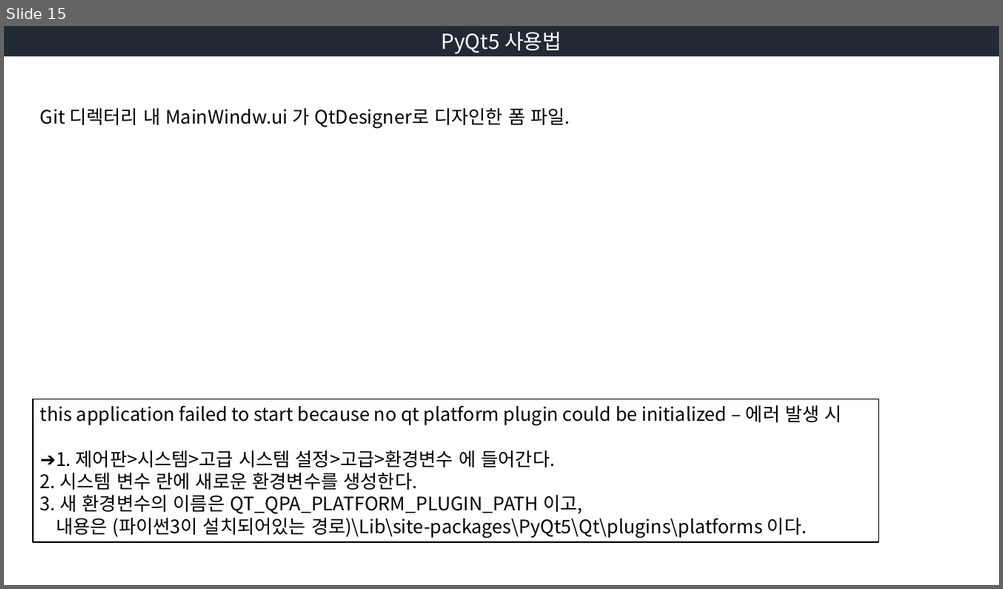
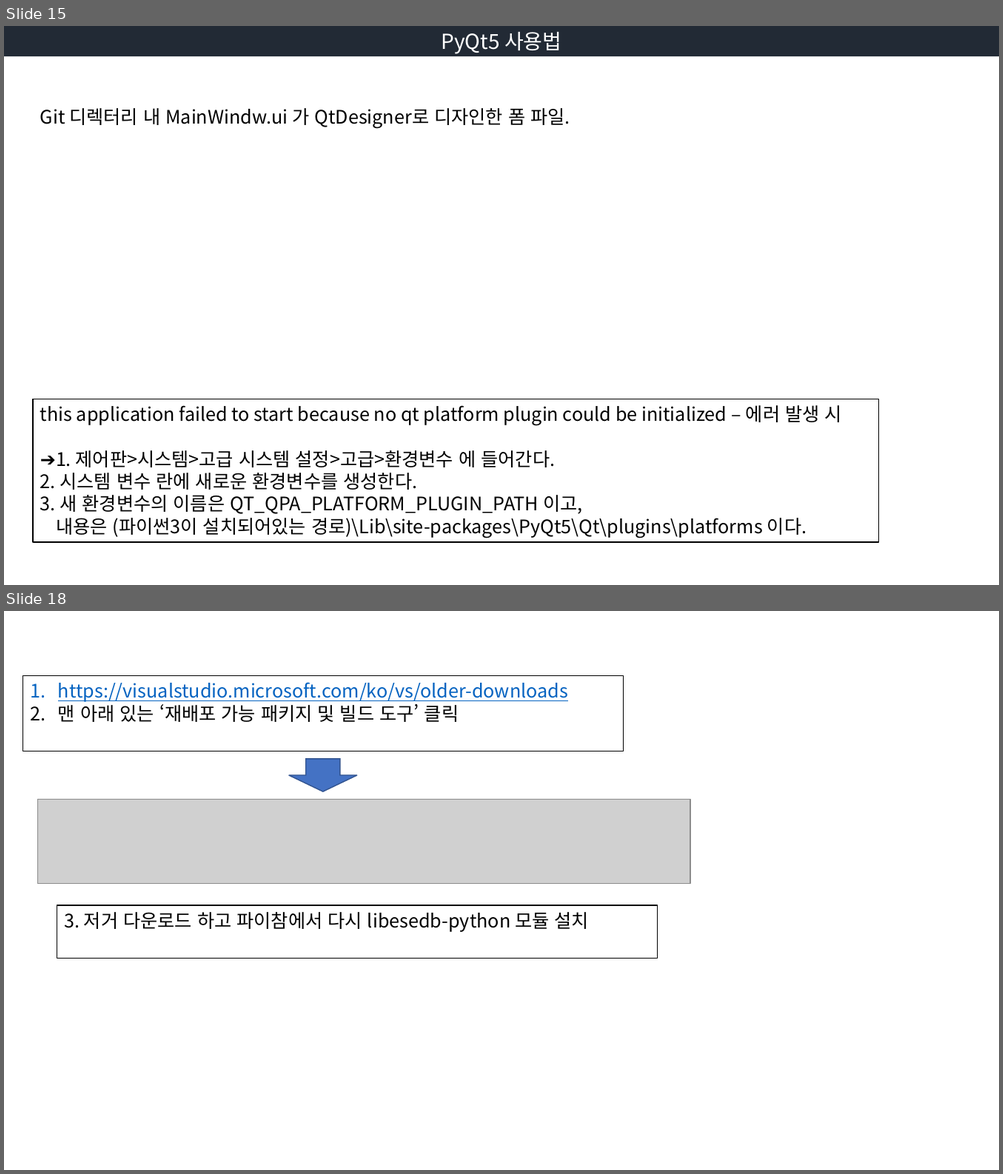
Before and after one commit to colfax0483/capstone_project, a slide deck: 연습하세요.pptx. Shown one above the other, each under a label of ours: slide 15 before the commit, slides 15 and 18 after it; the slides between them are not shown. The pictures are 1003x589 and 1003x1174 pixels, drawn with LibreOffice and Linux fonts; fonts in the diff are those of the drawing; grey boxes stand for pictures. Boxes give left, top, right and bottom in pixels: in the first picture for what was removed or moved away, otherwise in the second. Text is boxed around its words. In the diff, an @@ line names an element or a change of style, - is before the commit and + after.

```diff
--- a/연습하세요.pptx
+++ b/연습하세요.pptx
@@ slide 18 added at [4,611,999,1170], background #FFFFFF @@
@@ rectangle added at [22,676,623,752], outline #000000 1 pt, 18 pt, text #0563C1, underline @@
+1. https://visualstudio.microsoft.com/ko/vs/older-downloads
+2. 맨 아래 있는 ‘재배포 가능 패키지 및 빌드 도구’ 클릭
@@ down arrow added at [289,759,358,792], fill #4472C4, outline #325491 1 pt @@
@@ picture added at [37,800,691,883] @@
@@ rectangle added at [57,906,657,959], outline #000000 1 pt, 18 pt, text #000000 @@
+3. 저거 다운로드 하고 파이참에서 다시 libesedb-python 모듈 설치
```
Also in this commit, not shown: 1 other slide added, 1 slide removed.
